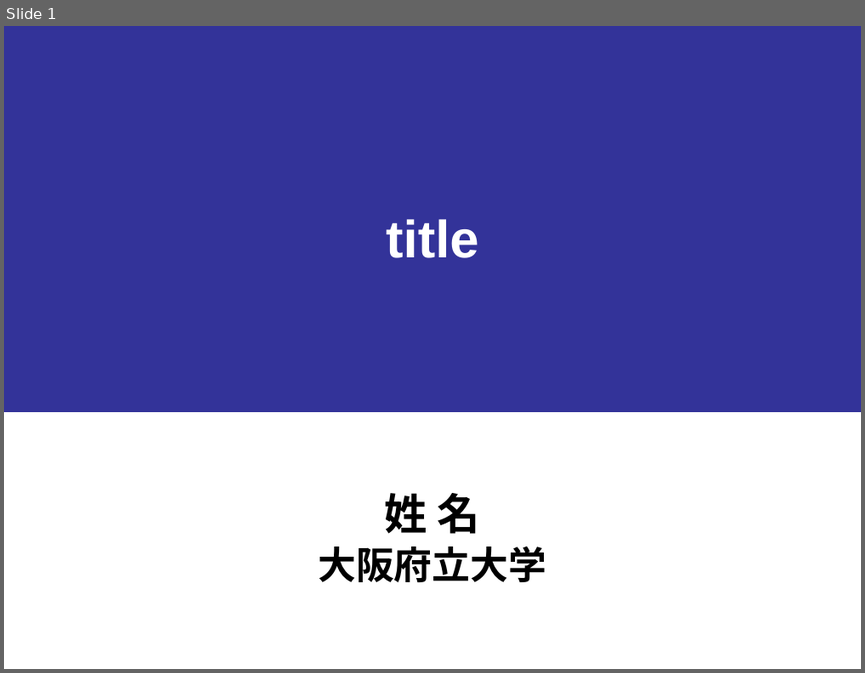
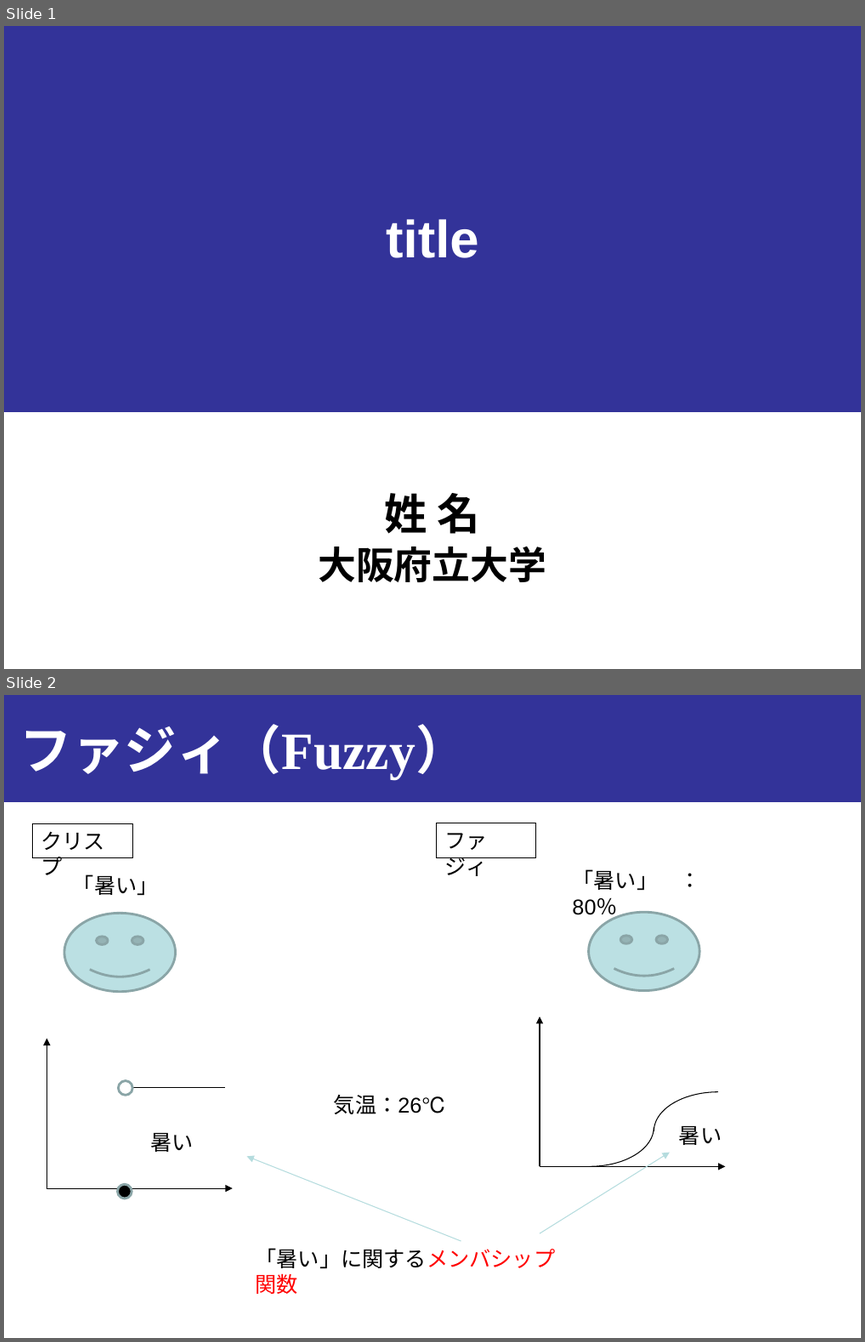
Before and after one commit to onikUone/Junior, a slide deck: Junior_下書き.pptx. Shown one above the other, each under a label of ours: slide 1 before the commit, slides 1 and 2 after it. The pictures are 865x673 and 865x1342 pixels, drawn with LibreOffice and Linux fonts; fonts in the diff are those of the drawing. Boxes give left, top, right and bottom in pixels: in the first picture for what was removed or moved away, otherwise in the second. Text is boxed around its words. In the diff, an @@ line names an element or a change of style, - is before the commit and + after.

```diff
--- a/Junior_下書き.pptx
+++ b/Junior_下書き.pptx
@@ slide 2 added at (x1=4, y1=695, x2=861, y2=1338), background #FFFFFF @@
@@ rectangle added at (x1=4, y1=695, x2=861, y2=802), fill #333399, outline #333399 0.75 pt @@
@@ title added at (x1=19, y1=724, x2=467, y2=781), 44 pt, text #FFFFFF, bold @@
+ファジィ（Fuzzy）
@@ rectangle added at (x1=32, y1=823, x2=132, y2=858), outline #000000 0.75 pt, 18 pt, text #000000 @@
+クリスプ
@@ rectangle added at (x1=436, y1=823, x2=536, y2=857), outline #000000 0.75 pt, 18 pt, text #000000 @@
+ファジィ
@@ text added at (x1=572, y1=869, x2=658, y2=919), 18 pt, text #000000 @@
+「暑い」 ： 80％
@@ text added at (x1=73, y1=874, x2=159, y2=896), 18 pt, text #000000 @@
+「暑い」
@@ smiley face added at (x1=64, y1=913, x2=176, y2=992), fill #BBE0E3, outline #8AA6A8 2 pt @@
@@ smiley face added at (x1=588, y1=912, x2=699, y2=991), fill #BBE0E3, outline #8AA6A8 2 pt @@
@@ arrow added from (540, 1166) to (540, 1016), #000000 0.75 pt @@
@@ arrow added from (46, 1188) to (46, 1038), #000000 0.75 pt @@
@@ line added from (118, 1088) to (225, 1088), #000000 0.75 pt @@
@@ ellipse added at (x1=118, y1=1081, x2=132, y2=1095), fill #FFFFFF, outline #8AA6A8 2 pt @@
@@ text added at (x1=334, y1=1095, x2=447, y2=1114), 18 pt, text #000000 @@
+気温：26℃
@@ arc (boxed as its full ellipse) added at (x1=525, y1=1088, x2=653, y2=1166), outline #000000 0.75 pt @@
@@ arc (boxed as its full ellipse) added at (x1=653, y1=1092, x2=782, y2=1170), outline #000000 0.75 pt @@
@@ text added at (x1=679, y1=1126, x2=721, y2=1145), 18 pt, text #000000 @@
+暑い
@@ text added at (x1=150, y1=1133, x2=193, y2=1151), 18 pt, text #000000 @@
+暑い
@@ arrow added from (540, 1233) to (670, 1151), #B6DCDF 0.75 pt @@
@@ arrow added from (460, 1241) to (246, 1156), #B6DCDF 0.75 pt @@
@@ arrow added from (540, 1166) to (726, 1166), #000000 0.75 pt @@
@@ arrow added from (46, 1188) to (233, 1188), #000000 0.75 pt @@
@@ ellipse added at (x1=117, y1=1185, x2=132, y2=1199), fill #000000, outline #8AA6A8 2 pt @@
@@ text added at (x1=256, y1=1247, x2=556, y2=1293), 18 pt, text #000000 @@
+「暑い」に関するメンバシップ関数
```
Also in this commit, not shown: 3 other slides added.
